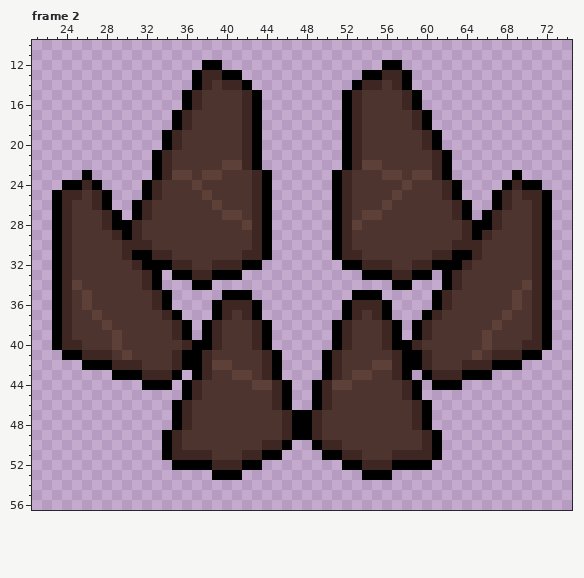
File history of a pixel-art file, Assets/Arts/Enemies/Boss/AncientOne/ATK1/RH/RHShock.aseprite. The first picture shows the starting point.
80x80 pixels, 5 frames. Shown: frame 2: x 21..74, y 10..56. The old version is drawn lined up with the new one, on the new canvas. The commit also changed other frames, which this record leaves out.
After:
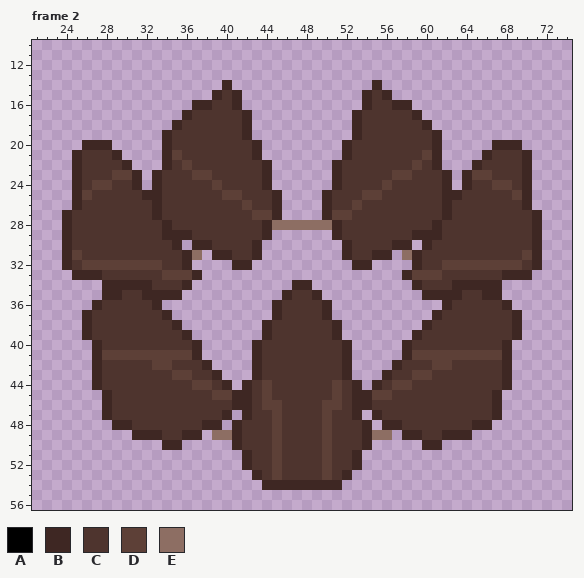
Palette (. is transparent): A #000000  B #3e2723  C #4e342e  D #5d4037  E #8d6e63
Edits made:
canvas 80x80 -> 96x80, the old top-left corner now at 8,0
Changed rows in their new state; - is an unchanged pixel.
Frame 2:
first column x 23:
12 ---------------..----------------..---------------
13 --------------.....------------.....--------------
14 --------------...-..----------..-...--------------
15 -------------...B-B..--------..B-B...-------------
16 -------------.-B--B..--------..B--B-.-------------
17 ------------.-------.--------.-------.------------
18 ------------BC------.--------.------CB------------
19 -----------BC-------.--------.-------CB-----------
20 ---BBB-----BC------CB--------BC------CB-----BBB---
21 --BCCCB---.-D------CB--------BC------D-.---BCCCB--
22 --BCCCCB--.--D---CCCCB------BCCCC---D--.--BCCCCB--
23 --BCCCDDB-BCCCD-C---CB------BC---C-DCCCB-BDDCCCB--
24 -.BCDDCCB.----C-D---CB------BC---D-C----.BCCDDCB.-
25 ..-DCCCCCB-----C-DD-CCB----BCC-DD-C-----BCCCCCD-..
26 ..B-CCCCCCB-----C--DCCB----BCCD--C-----BCCCCCC-B..
27 .----CCCCCB------CC-DDB----BDD-CC------BCCCCC----.
28 .----CCCC--B-------CCBEEEEEEBCC-------B--CCCC----.
29 .-----CCC--BBB------CB------BC------BBB--CCC-----.
30 .------CCC--B.BB-----.------.-----BB.B--CCC------.
31 .-D----CCCCC-BE.BB-C-.------.-C-BB.EB-CCCCC----D-.
32 .--DDDDDDDDCC-....-B.--------.B-....-CCDDDDDDDD--.
33 ..BBB----CCDDD-....------------....-DDDCC----BBB..
34 .....BBBB-CCCB..--------BB--------..BCCC-BBBB.....
35 .....BB--B-BB----...---BCCB---...----BB-B--BB.....
36 ....B------.----.....-BCCCCB-.....----.------B....
37 ...BC-------.---.....-BCCCCB-.....---.-------CB...
38 ...B-C-------.-......BCCCCCCB......-.-------C-B...
39 ...B--C-----CB-......BCCCCCCB......-BC-----C--B...
40 ....B-C------CB.....-CCCCCCCC-.....BC------C-B....
41 -...-DD-DDDDDDB.....BCCCCCCCCB.....BDDDDDD-DD-...-
42 ---.BCCCC-DDCCC-....BCCCCCCCCB....-CCCDD-CCCCB.---
43 ----BCCCCCCCDDCCB...BCCCCCCCCB...BCCDDCCCCCCCB----
44 ----BCCCCCCCCCDD-B.BC-CCCCCC-CB.B-DDCCCCCCCCCB----
45 -----BCCCCCCCCC-DDBB-DCCCCCCD-BBDD-CCCCCCCCCB-----
46 -----BCCCCCCCC----BB-DDCCCCDD-BB----CCCCCCCCB-----
47 -----BCCCCCCCC---B.B--DCCCCD--B.B---CCCCCCCCB-----
48 ------BBCCCCCC-BB.B---DCCCCD---B.BB-CCCCCCBB------
49 --------BBBCCBB.EEB---DCCCCD---BEE.BBCCBBB--------
50 -----------B-.....B--CDCCCCDC--B.....-B-----------
51 -----------........-CCDCCCCDCC-........-----------
52 ------------.......BCCDCCCCDCCB.......------------
53 ----------------...-BCDCCCCDCB-...----------------
54 ---------------------BBBBBBBB---------------------
Changed places in both pictures, as pixel boxes (x1, y1, x2, y2):
changed: (52, 60, 552, 490)
